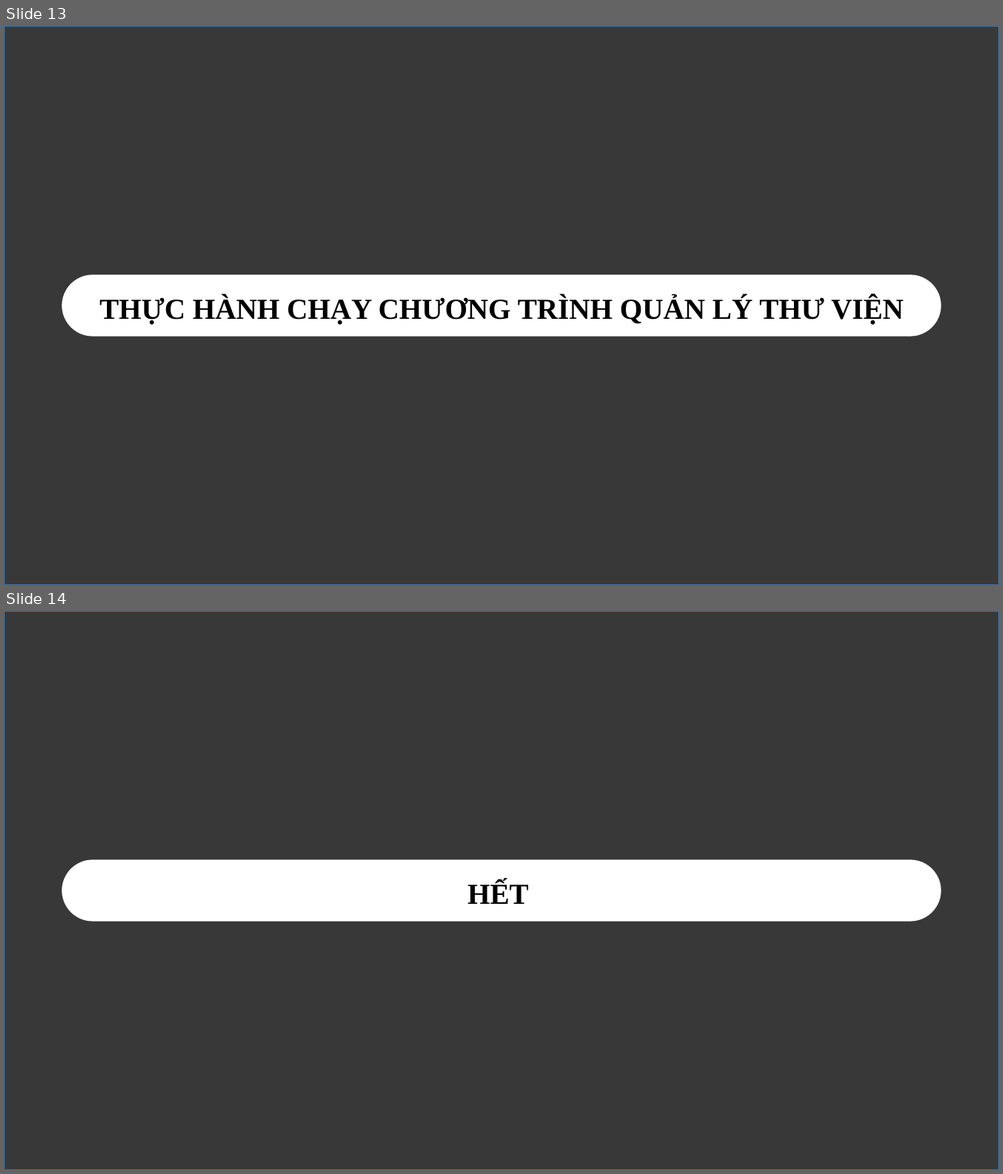
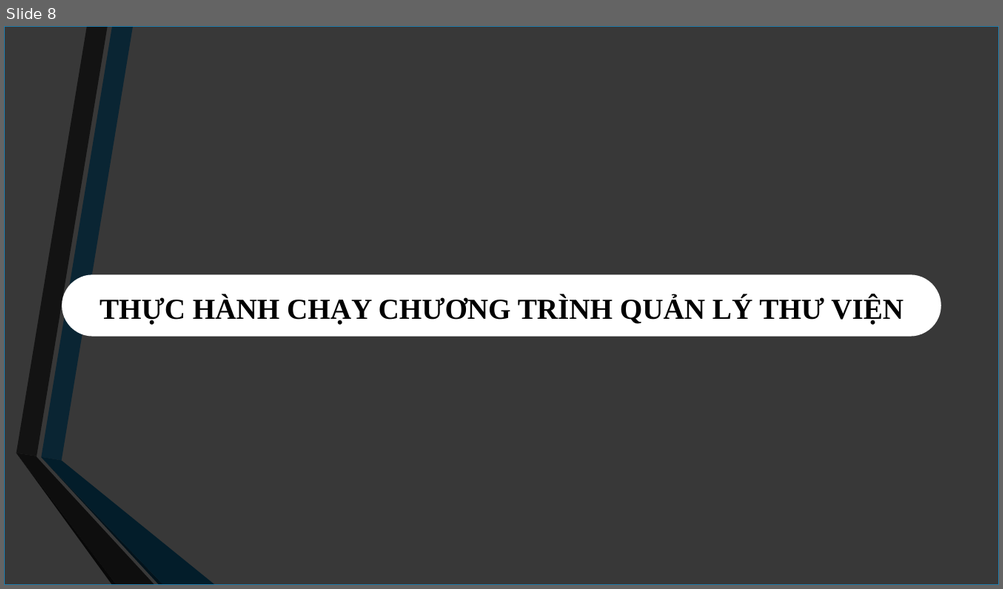
Before and after one commit to KVang05112002/QLYTHUVIEN, a slide deck: DoAn_QuanLyThuVien.pptx. Shown one above the other, each under a label of ours: slides 13 and 14 before the commit, slide 8 after it. The pictures are 1003x1174 and 1003x589 pixels, drawn with LibreOffice and Linux fonts; fonts in the diff are those of the drawing; background and template pictures are left out. Boxes give left, top, right and bottom in pixels: in the first picture for what was removed or moved away, otherwise in the second. Text is boxed around its words. In the diff, an @@ line names an element or a change of style, - is before the commit and + after.

```diff
--- a/DoAn_QuanLyThuVien.pptx
+++ b/DoAn_QuanLyThuVien.pptx
@@ slide 14 removed at box(4, 611, 999, 1170), background picture (left out) @@
@@ rectangle removed at box(4, 611, 999, 1170) @@
@@ rounded rectangle removed at box(62, 860, 941, 922) @@
@@ text removed at box(467, 882, 529, 904) @@
-HẾT
@@ what was slide 13 is now slide 8 @@
@@ slide 8 changed as well @@
@@ rectangle at box(4, 26, 999, 585): outline #43739E 1 pt to #247FAF 1.25 pt @@
@@ group added at box(16, 26, 215, 585): 6 freeform shapes @@
```
Also in this commit, not shown: 5 other slides changed, 3 slides added, 7 other slides removed, 13 other files.
